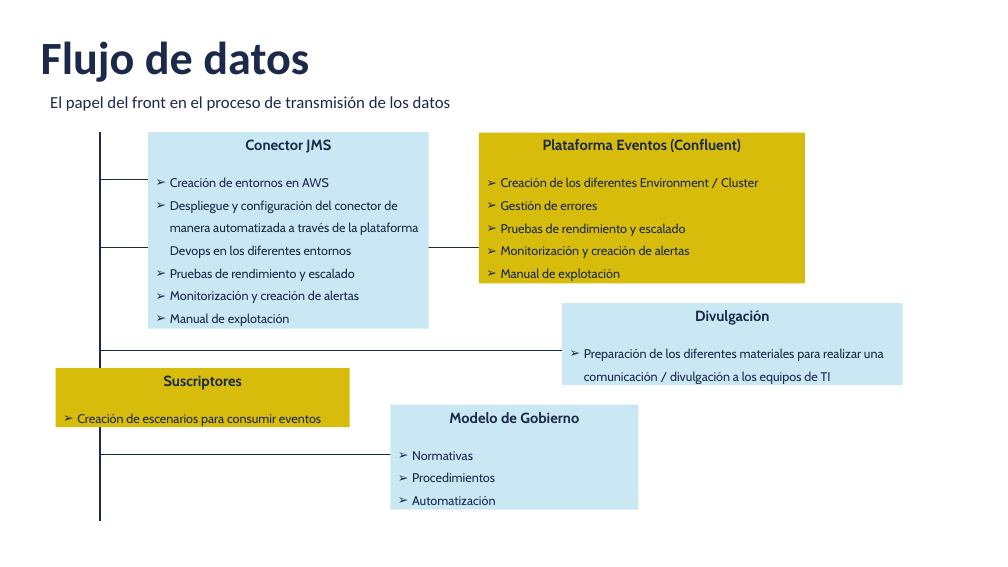
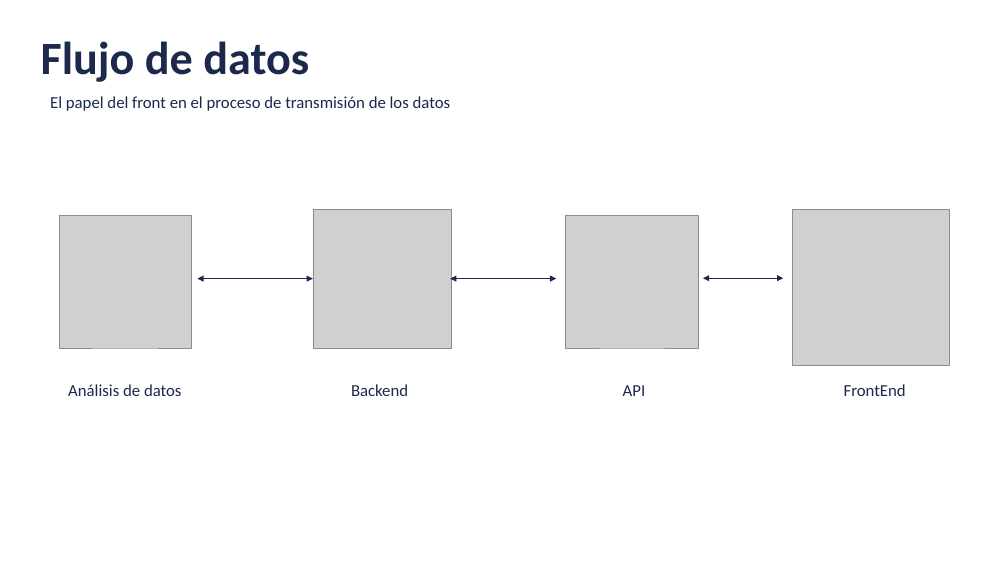
Before and after one commit to dqnid/uxcale-usal-front-presentation, a slide deck: slide 5 of AXPE_FRONT_TallerUSAL_.pptx. Drawn at 1008x567 pixels with LibreOffice and Linux fonts; fonts in the diff are those of the drawing; grey boxes stand for pictures. Boxes give left, top, right and bottom in pixels: in the first picture for what was removed or moved away, otherwise in the second. Text is boxed around its words. In the diff, an @@ line names an element or a change of style, - is before the commit and + after.

```diff
--- a/AXPE_FRONT_TallerUSAL_.pptx
+++ b/AXPE_FRONT_TallerUSAL_.pptx
@@ line removed from (100, 132) to (100, 521) @@
@@ rectangle removed at (148,132,429,329) @@
-Conector JMS
-➢ Creación de entornos en AWS
-➢ Despliegue y configuración del conector de manera automatizada a través de la plataforma Devops en los diferentes entornos
-➢ Pruebas de rendimiento y escalado
-➢ Monitorización y creación de alertas
-➢ Manual de explotación
@@ rectangle removed at (479,132,805,283) @@
-Plataforma Eventos (Confluent)
-➢ Creación de los diferentes Environment / Cluster
-➢ Gestión de errores
-➢ Pruebas de rendimiento y escalado
-➢ Monitorización y creación de alertas
-➢ Manual de explotación
@@ line removed from (100, 180) to (180, 180) @@
@@ picture added at (313,209,452,349) @@
@@ picture added at (792,209,949,366) @@
@@ picture added at (59,216,191,348) @@
@@ picture added at (566,216,698,348) @@
@@ line removed from (100, 247) to (511, 247) @@
@@ double arrow added from (197, 279) to (313, 279), #1C294B 0.5 pt @@
@@ double arrow added from (450, 279) to (557, 279), #1C294B 0.5 pt @@
@@ double arrow added from (703, 278) to (783, 278), #1C294B 0.5 pt @@
@@ rectangle removed at (563,303,903,386) @@
-Divulgación
-➢ Preparación de los diferentes materiales para realizar una comunicación / divulgación a los equipos de TI
@@ line removed from (100, 350) to (602, 350) @@
@@ rectangle removed at (56,368,350,427) @@
-Suscriptores
-➢ Creación de escenarios para consumir eventos
@@ text added at (68,384,182,396), 16 pt, text #1C294B @@
+Análisis de datos
@@ text added at (351,384,408,396), 16 pt, text #1C294B @@
+Backend
@@ text added at (623,385,646,396), 16 pt, text #1C294B @@
+API
@@ text added at (844,384,906,396), 16 pt, text #1C294B @@
+FrontEnd
@@ rectangle removed at (390,405,638,510) @@
-Modelo de Gobierno
-➢ Normativas
-➢ Procedimientos
-➢ Automatización
@@ line removed from (100, 455) to (602, 455) @@
```
Also in this commit, not shown: 3 other slides changed, 3 slides added, 1 slide removed, 13 other files.
